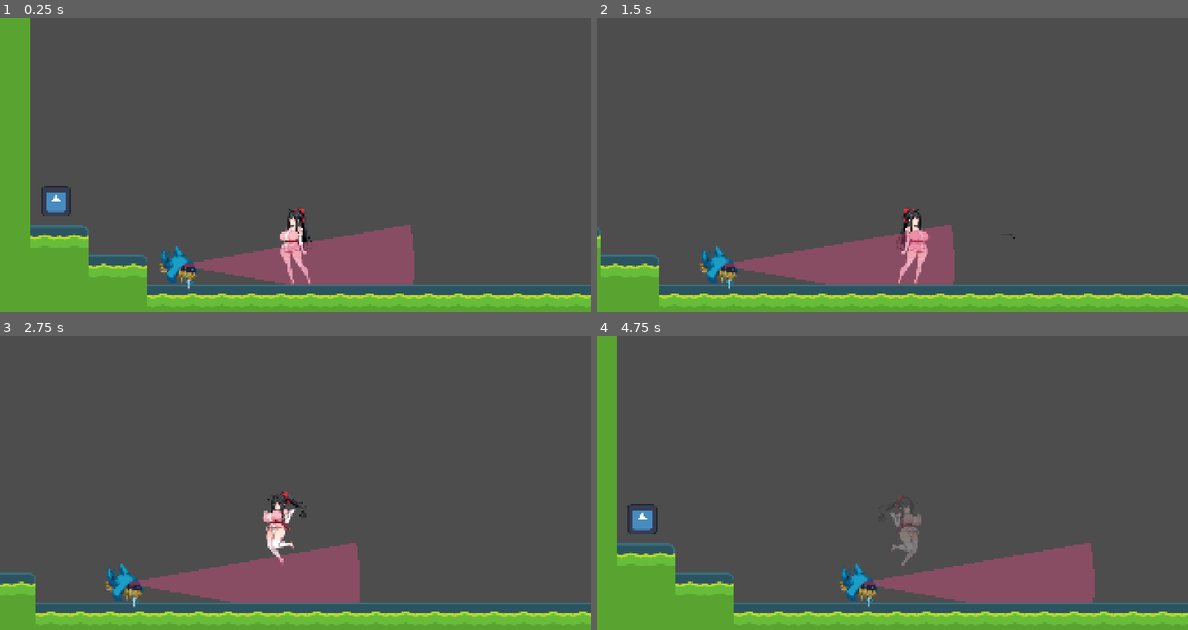
Above: before the commit, frames 1-4 (two rows, left to right).
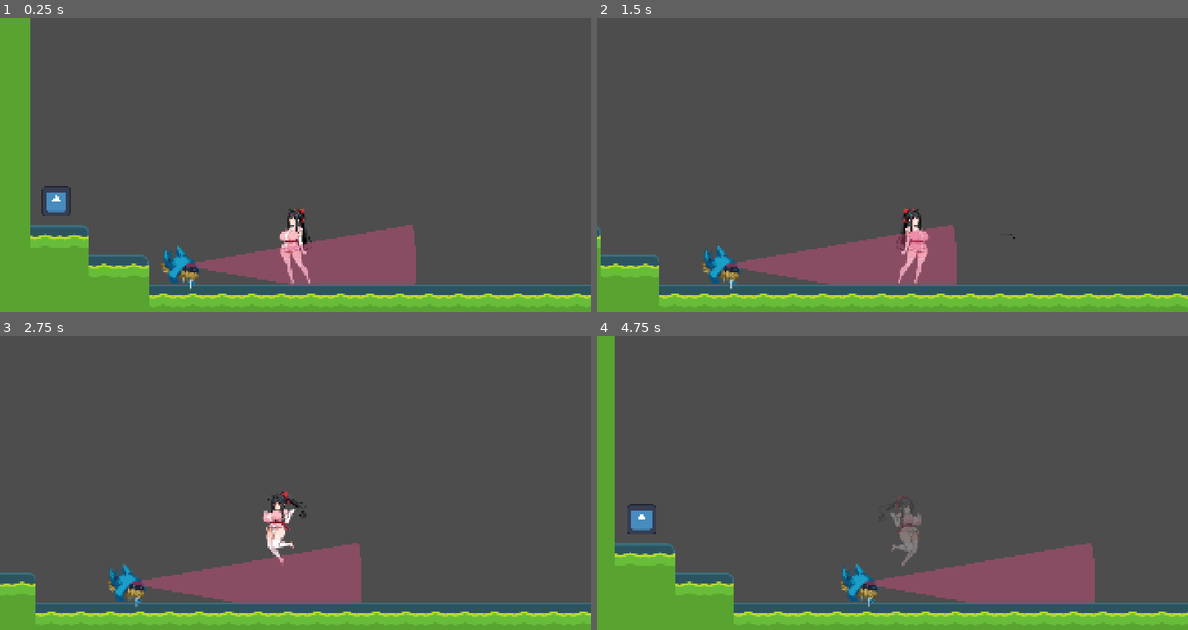
Above: after the commit, the same moments.

Repository: tea-X09A/Suzuran
Game: Godot game, scene res://scenes/levels/level0.tscn
Same seed, same stepped clock (60 frames per second), same inputs: the game is played once before the commit and once after it. The engine's default icon, where the game draws it, is replaced by a stand-in: a white triangle on a blue panel in a dark square.
Inputs:
- Up to frame 1 (0.25 s): no input
- Up to frame 2 (1.5 s): hold D (right) from 0.53 s (still down); tap F (fight) at 0.6 s; tap Space (jump) at 0.77, 1.07 s; tap C (shooting) at 0.8, 1.35 s
- Up to frame 3 (2.75 s): tap Space (jump) at 1.52, 1.82, 2.3 s; tap S (squat) at 1.55 s; release D (right) at 2.03 s; hold A (left) from 2.03 s (still down); hold S (squat) from 2.03 s (still down)
- Up to frame 4 (4.75 s): release S (squat) at 2.78 s; tap Space (jump) at 2.85, 3.02, 3.32, 3.77, 4.07, 4.52 s; tap F (fight) at 3.05, 3.6 s; tap C (shooting) at 3.8, 4.35 s; release A (left) at 4.28 s; hold D (right) from 4.28 s (still down); tap S (squat) at 4.55 s

The runs differ from the first frame. In frame 1, 0.6% of the frame differs, in the area x 7-98%, y 57-98%; in frame 2, 0.6%; in frame 3, 0.6%; in frame 4, 0.8%, in the area x 3-100%, y 0-95%.

Commit message:
Improve CAPTURE state and enemy detection handling
- Disable all hitboxes and hurtboxes during CAPTURE state to prevent damage
- Reset enemy vision color when exiting screen to clear detection state

🤖 Generated with [Claude Code](https://claude.com/claude-code)

Co-Authored-By: Claude <noreply@anthropic.com>

Diff:
--- a/scenes/levels/level0.tscn
+++ b/scenes/levels/level0.tscn
@@ -290,7 +290,7 @@
 target_path = NodePath("../Player")
 
 [node name="Player" parent="." instance=ExtResource("3_hghvf")]
-position = Vector2(0, 32)
+position = Vector2(-1, 32)
 
 [node name="TileMapLayer" type="TileMapLayer" parent="."]
 tile_map_data = PackedByteArray("AAD2//f/AAAAAAkAAAD2//j/AAAAAAkAAAD2//n/AAAAAAkAAAD2//r/AAAAAAkAAAD2//v/AAAAAAkAAAD2// …(3296 unchanged characters)…
@@ -302,4 +302,4 @@
 position = Vector2(-499, -73)
 
 [node name="Enemy" parent="." instance=ExtResource("5_ry65h")]
-position = Vector2(-260, 61)
+position = Vector2(-256, 80)
--- a/scripts/enemies/base_enemy.gd
+++ b/scripts/enemies/base_enemy.gd
@@ -440,6 +440,8 @@
 	# 範囲外フラグをリセット
 	player_out_of_range = false
 	time_out_of_range = 0.0
+	# 視界の色をリセット（検知状態の色をクリア）
+	_update_vision()
 
 # ======================== 検知エリアシグナルハンドラ ========================
 
--- a/scripts/player/states/capture_state.gd
+++ b/scripts/player/states/capture_state.gd
@@ -20,6 +20,8 @@
 	_play_capture_animation()
 	# 全てのenemyの移動をキャンセルし、その場で立ち止まらせる
 	_stop_all_enemies()
+	# 全てのhitboxとhurtboxを無効化
+	_disable_all_collision_boxes()
 
 ## CAPTURE状態終了時のクリーンアップ
 func cleanup_state() -> void:
@@ -28,6 +30,8 @@
 		player.animation_tree.active = true
 	# 全てのenemyを表示し、通常のパトロールを再開させる
 	_resume_all_enemies()
+	# 全てのhitboxとhurtboxを再度有効化
+	_enable_all_collision_boxes()
 
 # ======================== 物理更新処理 ========================
 
@@ -145,3 +149,33 @@
 		down_state.recovery_invincibility_timer = CAPTURE_RECOVERY_INVINCIBILITY_DURATION
 		# 視覚効果を設定
 		player.invincibility_effect.set_invincible(CAPTURE_RECOVERY_INVINCIBILITY_DURATION)
+
+# ======================== Collision Box制御処理 ========================
+
+## 全てのhitboxとhurtboxを無効化
+func _disable_all_collision_boxes() -> void:
+	player.idle_hurtbox_collision.disabled = true
+	player.squat_hurtbox_collision.disabled = true
+	player.jump_hurtbox_collision.disabled = true
+	player.run_hurtbox_collision.disabled = true
+	player.fighting_hurtbox_collision.disabled = true
+	player.shooting_hurtbox_collision.disabled = true
+	player.knockback_hurtbox_collision.disabled = true
+	player.down_hurtbox_collision.disabled = true
+	player.fall_hurtbox_collision.disabled = true
+	player.walk_hurtbox_collision.disabled = true
+	player.fighting_hitbox_collision.disabled = true
+
+## 全てのhitboxとhurtboxを再度有効化
+func _enable_all_collision_boxes() -> void:
+	player.idle_hurtbox_collision.disabled = false
+	player.squat_hurtbox_collision.disabled = false
+	player.jump_hurtbox_collision.disabled = false
+	player.run_hurtbox_collision.disabled = false
+	player.fighting_hurtbox_collision.disabled = false
+	player.shooting_hurtbox_collision.disabled = false
+	player.knockback_hurtbox_collision.disabled = false
+	player.down_hurtbox_collision.disabled = false
+	player.fall_hurtbox_collision.disabled = false
+	player.walk_hurtbox_collision.disabled = false
+	player.fighting_hitbox_collision.disabled = false
